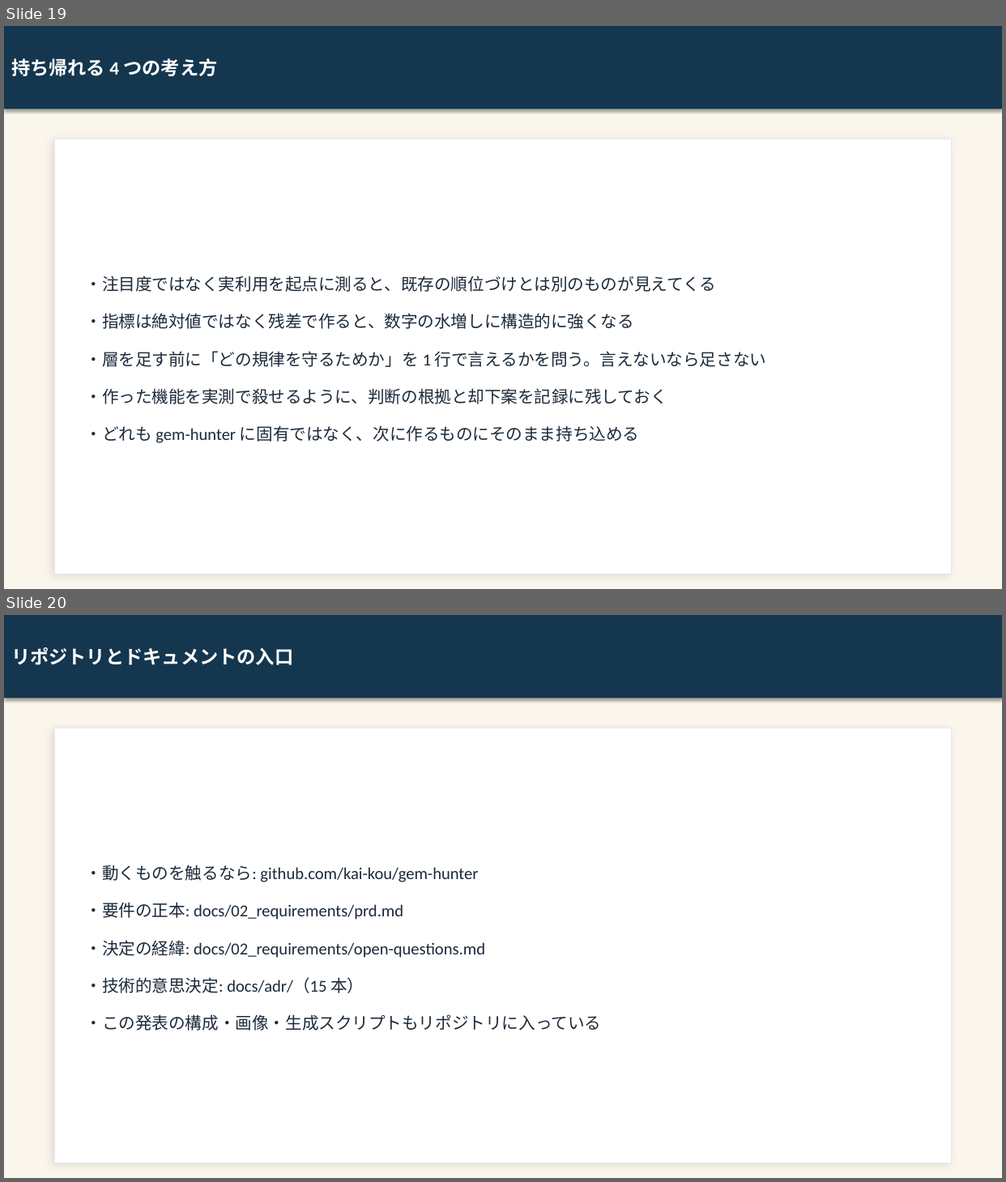
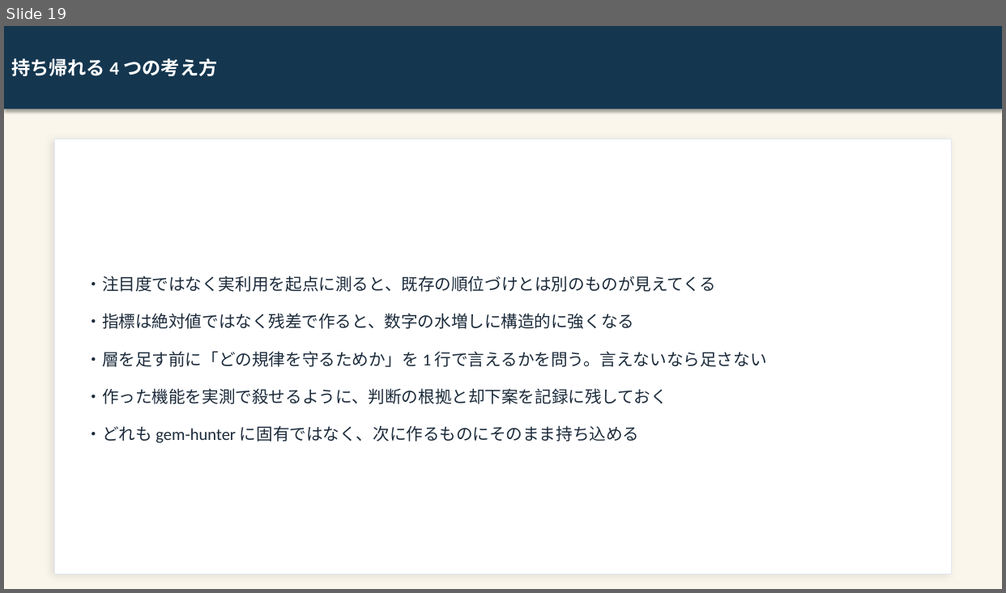
Before and after one commit to kai-kou/gem-hunter, a slide deck: content/slides/project-explanation-20260822/output/gem-hunter_text.pptx. Shown one above the other, each under a label of ours: slides 19 and 20 before the commit, slide 19 after it. The pictures are 1006x1182 and 1006x593 pixels, drawn with LibreOffice and Linux fonts; fonts in the diff are those of the drawing. Boxes give left, top, right and bottom in pixels: in the first picture for what was removed or moved away, otherwise in the second. Text is boxed around its words. In the diff, an @@ line names an element or a change of style, - is before the commit and + after.

```diff
--- a/content/slides/project-explanation-20260822/output/gem-hunter_text.pptx
+++ b/content/slides/project-explanation-20260822/output/gem-hunter_text.pptx
@@ slide 20 removed at [4,615,1002,1178], background #FAF6EC @@
@@ rectangle removed at [4,615,1002,698] @@
-リポジトリとドキュメントの入口
@@ rectangle removed at [54,728,952,1163] @@
@@ text removed at [85,864,601,1031] @@
-・動くものを触るなら: github.com/kai-kou/gem-hunter
-・要件の正本: docs/02_requirements/prd.md
-・決定の経緯: docs/02_requirements/open-questions.md
-・技術的意思決定: docs/adr/（15 本）
-・この発表の構成・画像・生成スクリプトもリポジトリに入っている
```
Also in this commit, not shown: 3 slides changed, 7 other files.
